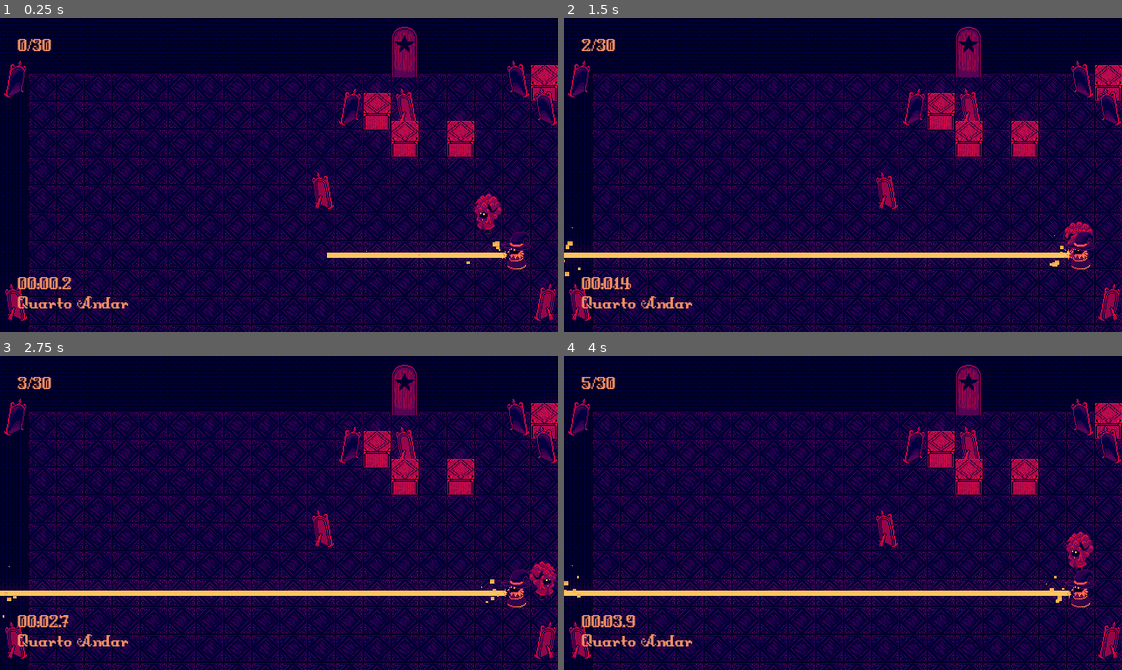
Above: before the commit, frames 1-4 (two rows, left to right).
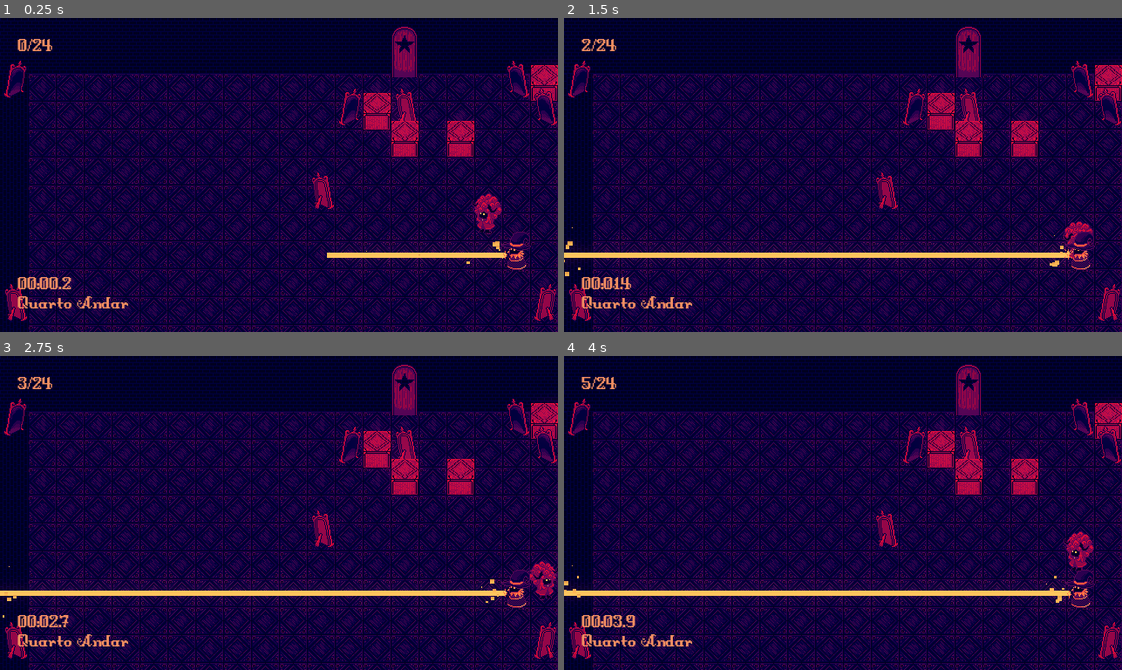
Above: after the commit, the same moments.

Repository: FelipeFernandesAlves/Cover-Jam-2026
Game: Godot game, scene res://scenes/levels/level_4.tscn
Two runs of this game, one before a commit and one after it. Both use one fixed random seed, a clock stepped at 60 frames per second and the inputs below. This scene is started directly instead of the project's main scene.
Inputs:
- Up to frame 1 (0.25 s): no input
- Up to frame 2 (1.5 s): tap Enter (ui_accept) at 0.5, 0.77 s; hold D (right) 0.53-1.28 s; hold Space (dialog_interact) 0.53-1.28 s; hold S (down) from 1.28 s (still down); tap Down (look_down) at 1.35 s
- Up to frame 3 (2.75 s): tap Enter (ui_accept) at 1.52 s; release S (down) at 2.03 s; hold D (right) from 2.03 s (still down); tap Left (look_left) at 2.1 s
- Up to frame 4 (4 s): release D (right) at 2.78 s; hold W (up) 2.78-3.53 s; tap Right (look_right) at 2.85 s; tap Enter (ui_accept) at 3.02, 3.77 s; hold A (left) from 3.53 s (still down); tap Up (look_up) at 3.6 s

The runs differ from the first frame. In frame 1, less than 0.1% of the frame differs, in the area x 5-10%, y 6-11%; in frame 2, less than 0.1%; in frame 3, less than 0.1%; in frame 4, less than 0.1%.

Commit message:
interlude template

Diff:
--- /dev/null
+++ b/scenes/interlude/template.tscn
@@ -0,0 +1,105 @@
+[gd_scene format=3 uid="uid://cj8wm7mm8nr5p"]
+
+[ext_resource type="Script" uid="uid://bivf6guo2q4ss" path="res://scripts/interlude_template.gd" id="1_62ocb"]
+[ext_resource type="Texture2D" uid="uid://bux2jgm4pd7k2" path="res://assets/stairs.png" id="1_go55a"]
+[ext_resource type="PackedScene" uid="uid://dh4x8rmttthfc" path="res://entities/DialogScene.tscn" id="2_vqh3f"]
+[ext_resource type="Script" uid="uid://blvjvf8o13iek" path="res://scripts/Dialog/DialogContent.gd" id="3_nl7i6"]
+
+[sub_resource type="AtlasTexture" id="AtlasTexture_k6yek"]
+atlas = ExtResource("1_go55a")
+region = Rect2(0, 0, 160, 80)
+
+[sub_resource type="AtlasTexture" id="AtlasTexture_qm8ov"]
+atlas = ExtResource("1_go55a")
+region = Rect2(160, 0, 160, 80)
+
+[sub_resource type="AtlasTexture" id="AtlasTexture_62ocb"]
+atlas = ExtResource("1_go55a")
+region = Rect2(320, 0, 160, 80)
+
+[sub_resource type="AtlasTexture" id="AtlasTexture_vqh3f"]
+atlas = ExtResource("1_go55a")
+region = Rect2(480, 0, 160, 80)
+
+[sub_resource type="AtlasTexture" id="AtlasTexture_nl7i6"]
+atlas = ExtResource("1_go55a")
+region = Rect2(640, 0, 160, 80)
+
+[sub_resource type="AtlasTexture" id="AtlasTexture_vawli"]
+atlas = ExtResource("1_go55a")
+region = Rect2(800, 0, 160, 80)
+
+[sub_resource type="AtlasTexture" id="AtlasTexture_qfhhk"]
+atlas = ExtResource("1_go55a")
+region = Rect2(960, 0, 160, 80)
+
+[sub_resource type="AtlasTexture" id="AtlasTexture_ytuph"]
+atlas = ExtResource("1_go55a")
+region = Rect2(1120, 0, 160, 80)
+
+[sub_resource type="SpriteFrames" id="SpriteFrames_f2k0k"]
+animations = [{
+"frames": [{
+"duration": 1.0,
+"texture": SubResource("AtlasTexture_k6yek")
+}, {
+"duration": 1.0,
+"texture": SubResource("AtlasTexture_qm8ov")
+}, {
+"duration": 1.0,
+"texture": SubResource("AtlasTexture_62ocb")
+}, {
+"duration": 1.0,
+"texture": SubResource("AtlasTexture_vqh3f")
+}, {
+"duration": 1.0,
+"texture": SubResource("AtlasTexture_nl7i6")
+}, {
+"duration": 1.0,
+"texture": SubResource("AtlasTexture_vawli")
+}, {
+"duration": 1.0,
+"texture": SubResource("AtlasTexture_qfhhk")
+}, {
+"duration": 1.0,
+"texture": SubResource("AtlasTexture_ytuph")
+}],
+"loop": true,
+"name": &"default",
+"speed": 5.0
+}]
+
+[node name="Template" type="Node2D" unique_id=456606217]
+script = ExtResource("1_62ocb")
+
+[node name="DialogScene" parent="." unique_id=168299307 instance=ExtResource("2_vqh3f")]
+dialog_sequence = Array[ExtResource("3_nl7i6")]([])
+
+[node name="CanvasLayer" type="CanvasLayer" parent="." unique_id=679581945]
+
+[node name="Control" type="Control" parent="CanvasLayer" unique_id=758594145]
+layout_mode = 3
+anchors_preset = 15
+anchor_right = 1.0
+anchor_bottom = 1.0
+grow_horizontal = 2
+grow_vertical = 2
+
+[node name="ColorRect" type="ColorRect" parent="CanvasLayer/Control" unique_id=779935886]
+layout_mode = 1
+anchors_preset = 15
+anchor_right = 1.0
+anchor_bottom = 1.0
+grow_horizontal = 2
+grow_vertical = 2
+color = Color(0.05490196, 0.043137256, 0.21960784, 1)
+
+[node name="AnimatedSprite2D" type="AnimatedSprite2D" parent="CanvasLayer/Control" unique_id=1924473138]
+position = Vector2(123, 0)
+scale = Vector2(2.6999998, 2.6999998)
+sprite_frames = SubResource("SpriteFrames_f2k0k")
+autoplay = "default"
+frame_progress = 0.61937344
+offset = Vector2(80.00001, 40.000008)
+
+[connection signal="dialog_scene_finished" from="DialogScene" to="." method="_on_dialog_scene_dialog_scene_finished"]
--- a/scenes/levels/level_4.tscn
+++ b/scenes/levels/level_4.tscn
@@ -13,7 +13,7 @@
 [node name="LevelManager" parent="." index="1" unique_id=1137920702 node_paths=PackedStringArray("winning_door")]
 winning_door = NodePath("../Objects/Door")
 title = "Quarto Andar"
-max_moves = 30
+max_moves = 24
 
 [node name="TileMap" parent="." index="3" unique_id=1641060911]
 tile_map_data = PackedByteArray("AAAAAAAAAQADAAEAAAAAAAEAAQADAAEAAAAAAAIAAQABAAIAAAAAAAMAAQABAAIAAAAAAAQAAQABAAIAAAAAAA …(3952 unchanged characters)…
--- /dev/null
+++ b/scripts/interlude_template.gd
@@ -0,0 +1,8 @@
+extends Node2D
+@onready var dialog_scene: Control = $DialogScene
+@export var dialog_sequence: Array[DialogContent]
+
+signal scene_finished()
+
+func _on_dialog_scene_dialog_scene_finished() -> void:
+	scene_finished.emit()
Binary file added: assets/stairs.png
Not shown, added: assets/stairs.png.import
Not shown, added: scripts/interlude_template.gd.uid
